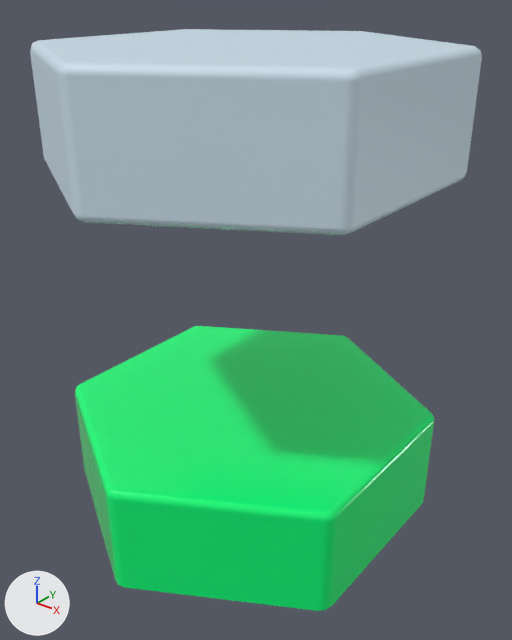
What one commit did to the Blender file assets/templates.blend.
Before and after are seen from a camera (50 mm lens) standing at (2.08, -2.54, 2.06) and looking at (0.07, -0.02, 0.5). Lighting does not change. The marker at lower left points along +X, +Y and +Z.

Names of what the first picture shows: 'Cloud Hex', 'Land Hex'.
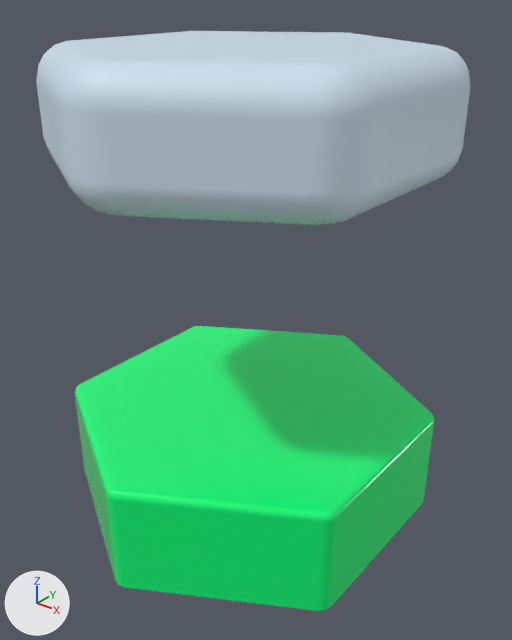
Commit message: Make clouds softer

Patch to the scene script:
```diff
--- a/assets/templates.blend.py
+++ b/assets/templates.blend.py
@@ ob_cloud_hex @@
 _m = ob_cloud_hex.modifiers.new('Bevel', 'BEVEL')
-_m.width = 0.04
-_m.width_pct = 0.04
-_m.segments = 2
+_m.width = 0.16
+_m.width_pct = 0.16
+_m.segments = 4
 _m.harden_normals = True
```

Boxes [x1, y1, x2, y2] around the edits, measured in the pictures (512 x 640 px):
'Cloud Hex', modifiers changed: before [30, 29, 482, 235]; after [36, 31, 470, 225]
